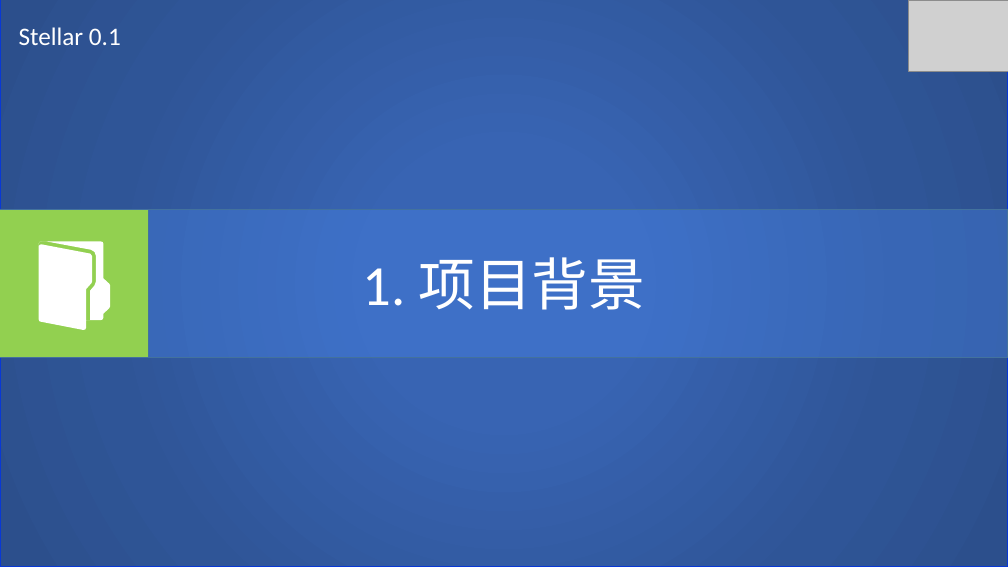
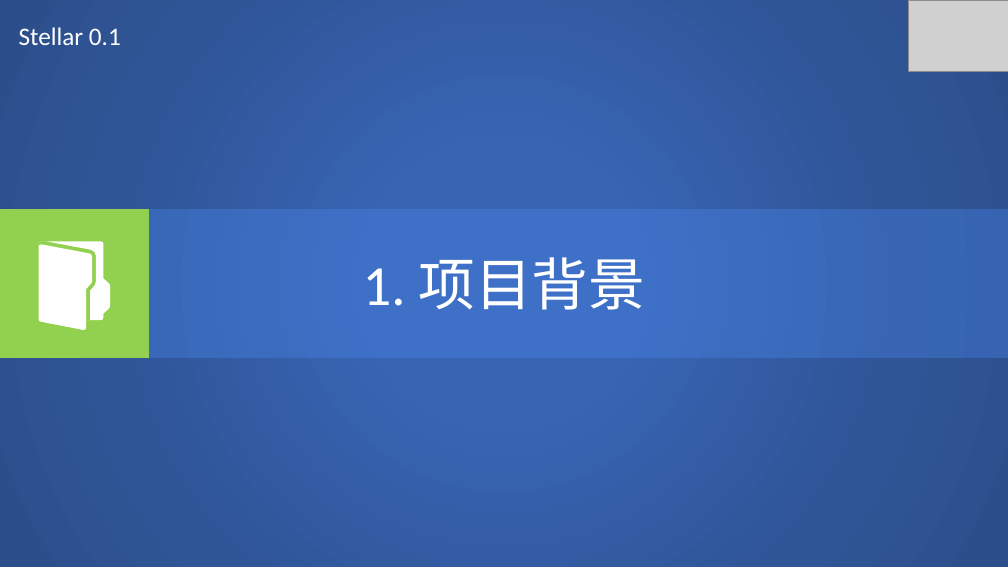
Before and after one commit to SCITLAS/Stellar, a slide deck: slide 4 of Stellar_0.1/documents/design.pptx. Drawn at 1008x567 pixels with LibreOffice and Linux fonts; fonts in the diff are those of the drawing; grey boxes stand for pictures. Boxes give left, top, right and bottom in pixels: in the first picture for what was removed or moved away, otherwise in the second. Text is boxed around its words. In the diff, an @@ line names an element or a change of style, - is before the commit and + after.

```diff
--- a/Stellar_0.1/documents/design.pptx
+++ b/Stellar_0.1/documents/design.pptx
@@ rectangle at <box>0,0,1008,567</box>: outline #0838D5 1 pt to none @@
@@ rectangle at <box>0,209,1008,358</box>: outline #43739E 1 pt to none @@
@@ rectangle at <box>0,209,149,358</box>: outline #43739E 1 pt to none @@
```
Also in this commit, not shown: 71 other slides changed, 1 other file.
